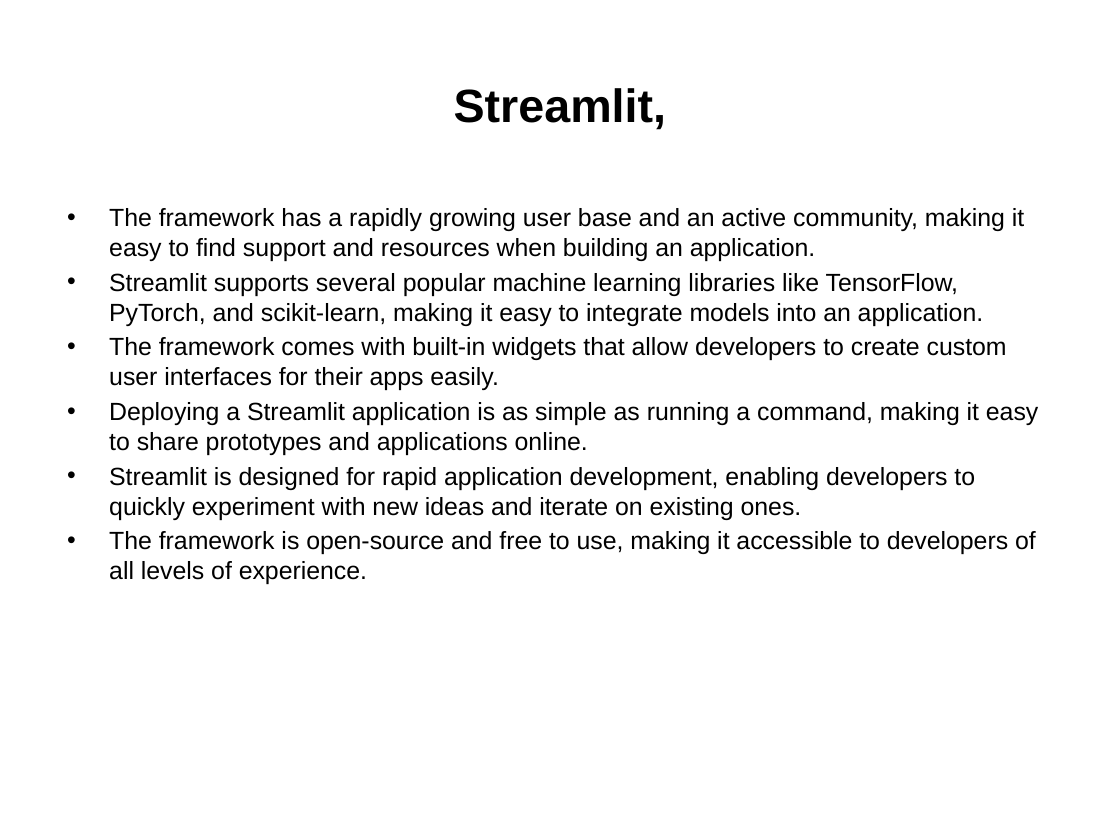
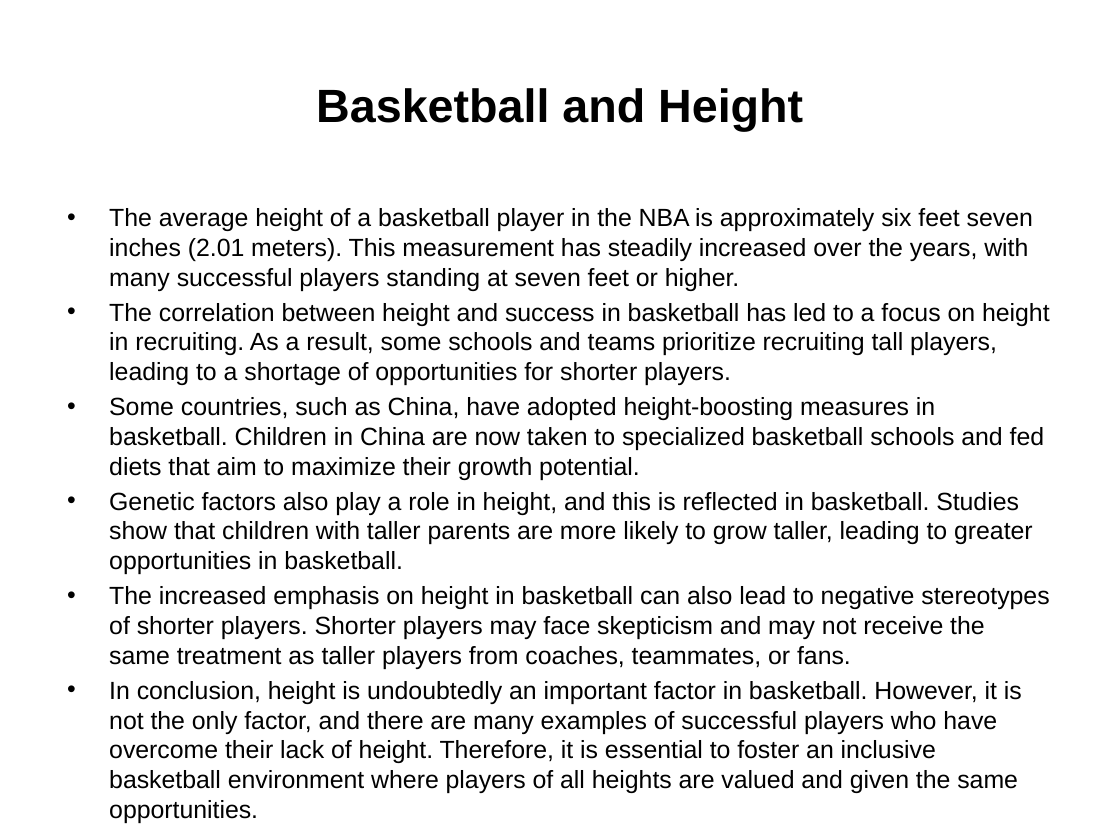
Before and after one commit to alinesaei/ppt-generator, a slide deck: slide 2 of PPT.pptx. Drawn at 1120x840 pixels with LibreOffice and Linux fonts; fonts in the diff are those of the drawing. Boxes give left, top, right and bottom in pixels: in the first picture for what was removed or moved away, otherwise in the second. Text is boxed around its words. In the diff, an @@ line names an element or a change of style, - is before the commit and + after.

Commit message:
Added difficulty level

```diff
--- a/PPT.pptx
+++ b/PPT.pptx
@@ title at [316,88,803,131]: text changed @@
-Streamlit,
+Basketball and Height
@@ text at [109,208,1050,763]: text changed @@
-• The framework has a rapidly growing user base and an active community, making it easy to find support and resources when building an application.
-• Streamlit supports several popular machine learning libraries like TensorFlow, PyTorch, and scikit-learn, making it easy to integrate models into an application.
-• The framework comes with built-in widgets that allow developers to create custom user interfaces for their apps easily.
-• Deploying a Streamlit application is as simple as running a command, making it easy to share prototypes and applications online.
-• Streamlit is designed for rapid application development, enabling developers to quickly experiment with new ideas and iterate on existing ones.
-• The framework is open-source and free to use, making it accessible to developers of all levels of experience.
+• The average height of a basketball player in the NBA is approximately six feet seven inches (2.01 meters). This measurement has steadily increased over the years, with many successful players standing at seven feet or higher.
+• The correlation between height and success in basketball has led to a focus on height in recruiting. As a result, some schools and teams prioritize recruiting tall players, leading to a shortage of opportunities for shorter players.
+• Some countries, such as China, have adopted height-boosting measures in basketball. Children in China are now taken to specialized basketball schools and fed diets that aim to maximize their growth potential.
+• Genetic factors also play a role in height, and this is reflected in basketball. Studies show that children with taller parents are more likely to grow taller, leading to greater opportunities in basketball.
+• The increased emphasis on height in basketball can also lead to negative stereotypes of shorter players. Shorter players may face skepticism and may not receive the same treatment as taller players from coaches, teammates, or fans.
+• In conclusion, height is undoubtedly an important factor in basketball. However, it is not the only factor, and there are many examples of successful players who have overcome their lack of height. Therefore, it is essential to foster an inclusive basketball environment where players of all heights are valued and given the same opportunities.
```
Also in this commit, not shown: 1 slide added, 1 slide removed, 10 other files.
